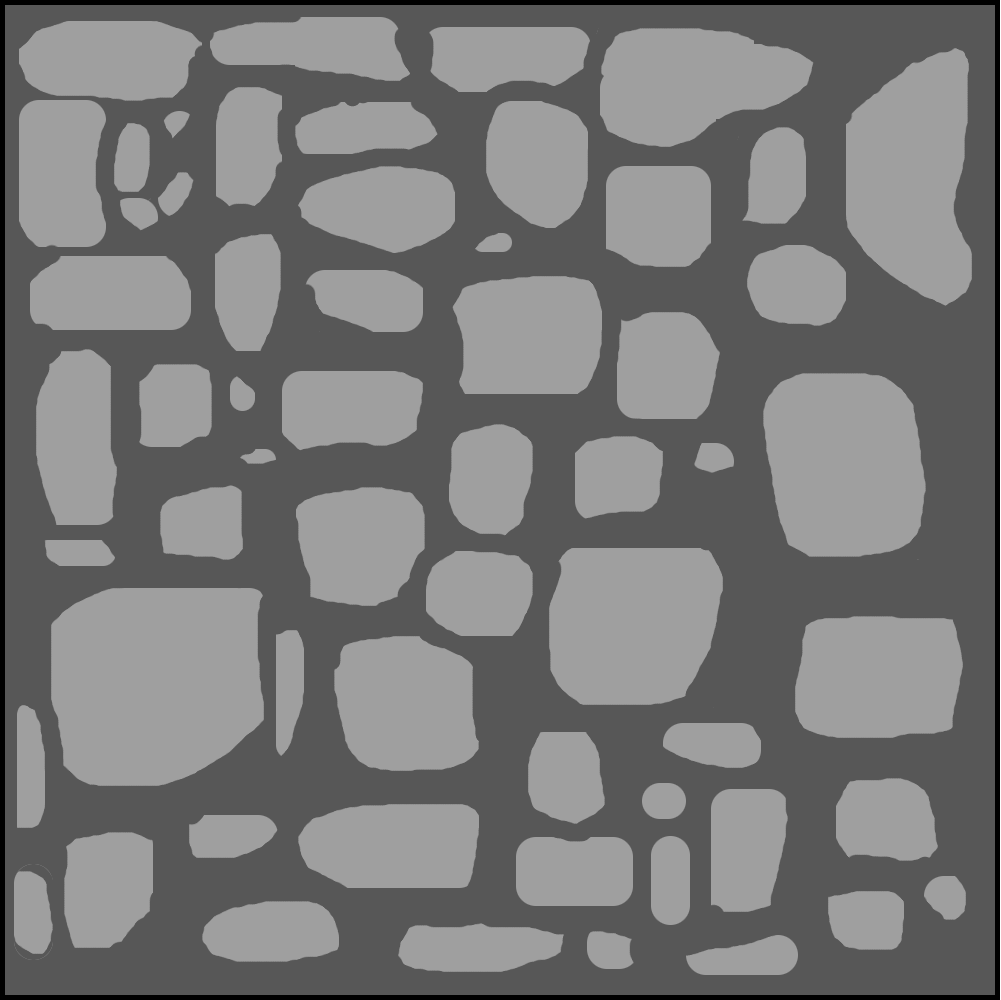
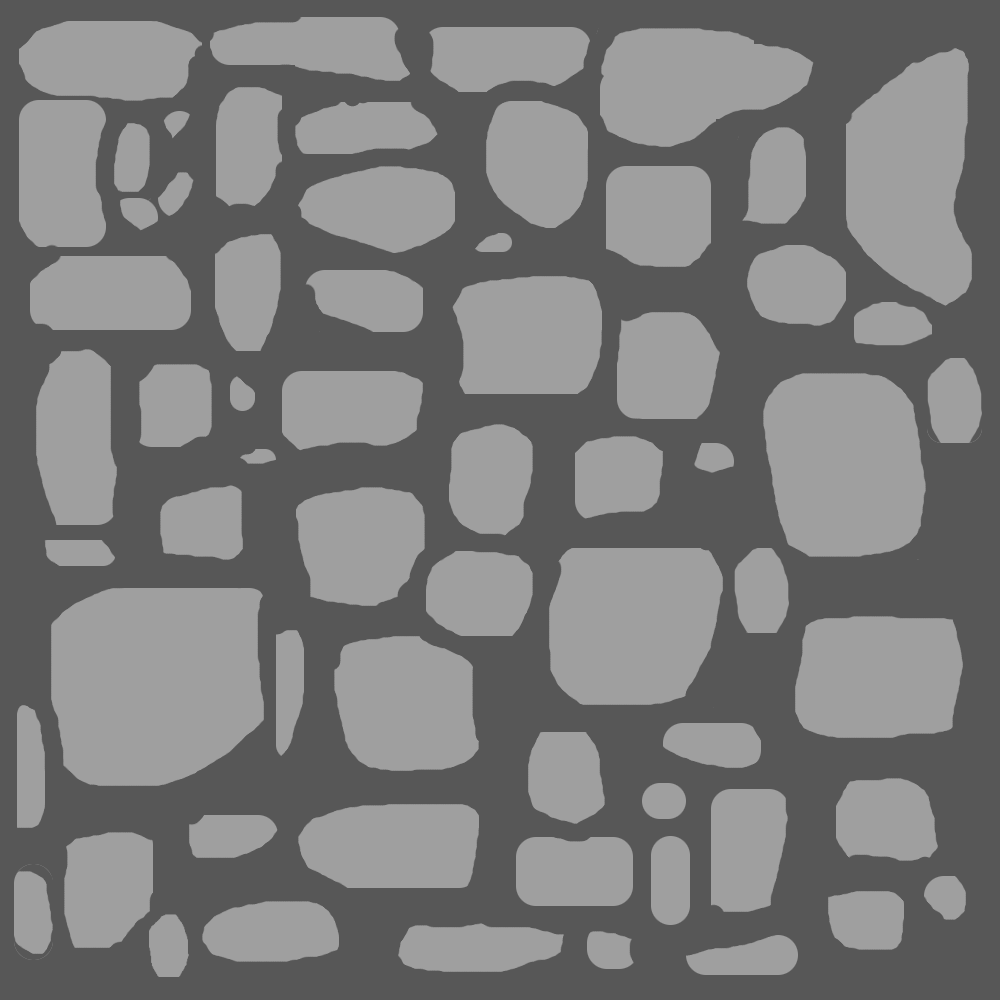
Layers edited between the first and the second 1001px x 1000px image:
painted on "Bricks" over [149, 291, 982, 977]
painted on "Background" over [0, 0, 1000, 1000]
